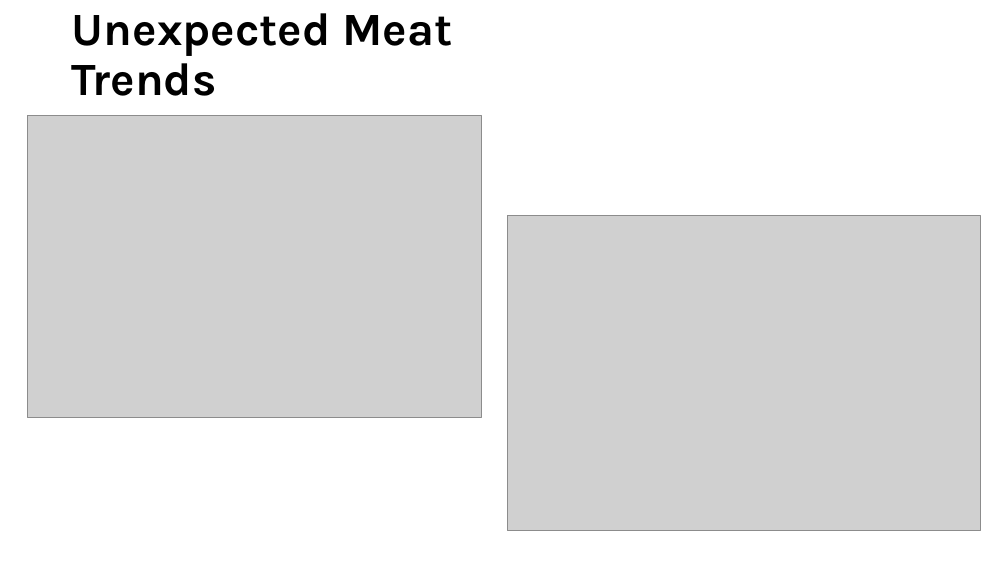
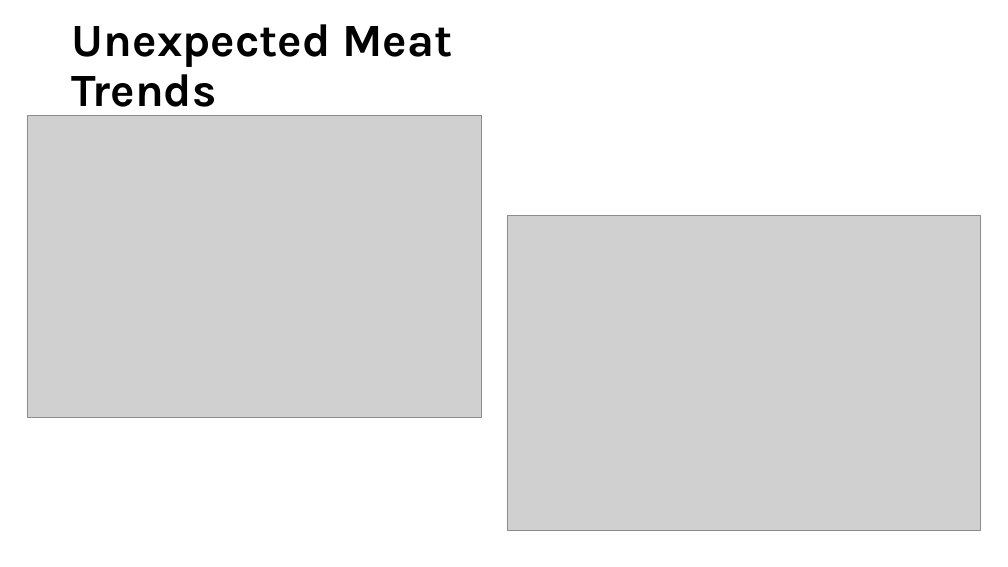
Before and after one commit to staceywai/bootcamp-project, a slide deck: slide 12 of Final Presentation/Bootcamp-Project-1.pptx. Drawn at 1008x567 pixels with LibreOffice and Linux fonts; fonts in the diff are those of the drawing; grey boxes stand for pictures; background and template pictures are left out. Boxes give left, top, right and bottom in pixels: in the first picture for what was removed or moved away, otherwise in the second. Text is boxed around its words. In the diff, an @@ line names an element or a change of style, - is before the commit and + after.

```diff
--- a/Final Presentation/Bootcamp-Project-1.pptx
+++ b/Final Presentation/Bootcamp-Project-1.pptx
@@ title "Unexpected Meat Trends" rewrapped from (72,13,452,96) to (72,24,452,117) @@
```
Also in this commit, not shown: 1 other slide changed.
